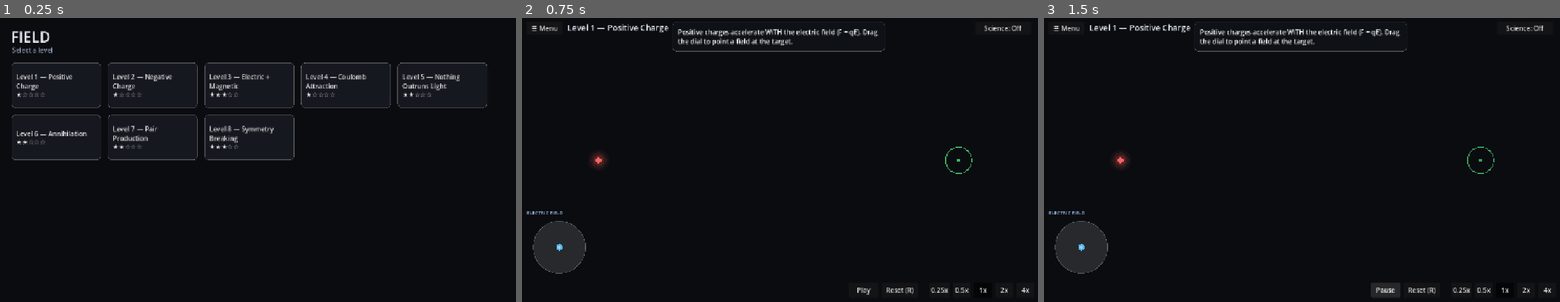
Above: before the commit, frames 1-3 (left to right).
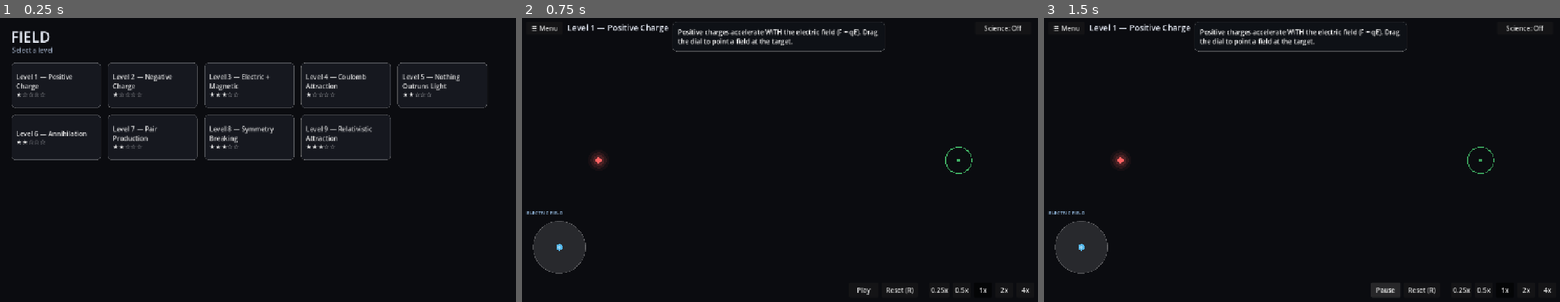
Above: after the commit, the same moments.

Repository: mguneskou/Field
Game: Godot game, scene res://scenes/main.tscn
Same seed, same stepped clock (60 frames per second), same inputs: the game is played once before the commit and once after it.
Inputs:
- Up to frame 1 (0.25 s): no input
- Up to frame 2 (0.75 s): click "Level 1 — Positive Charge ★☆☆…" at 0.5 s
- Up to frame 3 (1.5 s): click "Play" at 1.25 s

The runs differ from the first frame. In frame 1, 0.5% of the frame differs, in the area x 58-76%, y 34-51%; in frame 2, nothing differs; in frame 3, nothing differs.

Commit message:
Add first combination level: Relativistic Attraction
Level 9 combines Coulomb attraction (level 4's mechanic) with
relativistic integration (level 5's): as the electron and positron close
in, the Coulomb force grows large at short range, but relativistic
momentum dynamics keep their speed under the level's c=100 regardless.

Deliberately chose this pairing as the first combination over a
curving/obstacle-based one (e.g. steering a pair around an obstacle to
collide) — that needs a real "go around and come back" trajectory that's
much harder to guarantee solvable without another round of the level_13-
style hand-verification this session already had to redo once. This one
reuses two already-proven, simple mechanics with no new geometry puzzle,
keeping risk low while still being a genuine combination, not just two
features bolted on.

Tuning note: first pass used c=250, which only let the pair reach ~43%
of light speed before capturing (gamma~1.11) — barely a visible effect.
Also nearly mistook the photon products' exactly-c velocity (correct:
photons always move at exactly c) for a broken speed cap on the massive
particles, before realizing the check needed to exclude post-annihilation
photons specifically. Retuned to c=100, where the pair reaches ~79% of c
(gamma~1.63) before collision — enough to actually be worth watching.

Smoke-tested all 9 levels; level 9 additionally verified via a dedicated
check confirming max speed of the massive particles stays strictly under
c throughout.

Diff:
--- /dev/null
+++ b/levels/level_09.tres
@@ -0,0 +1,30 @@
+[gd_resource type="Resource" script_class="LevelDefinition" format=3]
+
+[ext_resource type="Script" path="res://scripts/level/obstacle_definition.gd" id="1_qkdl1"]
+[ext_resource type="Script" path="res://scripts/level/particle_spawn.gd" id="2_hcram"]
+[ext_resource type="Script" path="res://scripts/level/level_definition.gd" id="3_or8s0"]
+[ext_resource type="Script" path="res://scripts/level/target_definition.gd" id="4_ik1ho"]
+
+[sub_resource type="Resource" id="Resource_7k7u2"]
+script = ExtResource("2_hcram")
+type_id = "electron"
+position = Vector2(560, 360)
+
+[sub_resource type="Resource" id="Resource_l10vq"]
+script = ExtResource("2_hcram")
+type_id = "positron"
+position = Vector2(720, 360)
+
+[resource]
+script = ExtResource("3_or8s0")
+id = "level_09"
+level_name = "Level 9 — Relativistic Attraction"
+tutorial_text = "First combination: Coulomb attraction plus the speed limit. As these opposite charges close in, the force between them grows enormous — but watch their speed. It still can't cross c. Press Play."
+difficulty = 3
+particles = Array[ExtResource("2_hcram")]([SubResource("Resource_7k7u2"), SubResource("Resource_l10vq")])
+field_direction_editable = false
+field_strength_editable = false
+coulomb_enabled = true
+relativistic = true
+speed_of_light = 100.0
+objective_kind = 3
--- a/scripts/tools/generate_levels.gd
+++ b/scripts/tools/generate_levels.gd
@@ -25,6 +25,7 @@
 	_save(_level_06())
 	_save(_level_07())
 	_save(_level_08())
+	_save(_level_09())
 
 	print("Level generation complete.")
 	quit(0)
@@ -220,3 +221,24 @@
 	l.field_strength_max = 20.0
 	l.targets = [_target(Vector2(790, 360), 55.0)]
 	return l
+
+func _level_09() -> LevelDefinition:
+	var l := LevelDefinition.new()
+	l.id = "level_09"
+	l.level_name = "Level 9 — Relativistic Attraction"
+	l.difficulty = 3
+	l.tutorial_text = "First combination: Coulomb attraction plus the speed limit. As these opposite charges close in, the force between them grows enormous — but watch their speed. It still can't cross c. Press Play."
+	l.world_size = Vector2(1280, 720)
+	l.relativistic = true
+	l.speed_of_light = 100.0
+	l.particles = [
+		_particle("electron", Vector2(560, 360)),
+		_particle("positron", Vector2(720, 360)),
+	]
+	l.coulomb_enabled = true
+	l.field_direction_editable = false
+	l.field_strength_editable = false
+	l.objective_kind = LevelDefinition.ObjectiveKind.CAPTURE
+	l.capture_particle_a = 0
+	l.capture_particle_b = 1
+	return l
